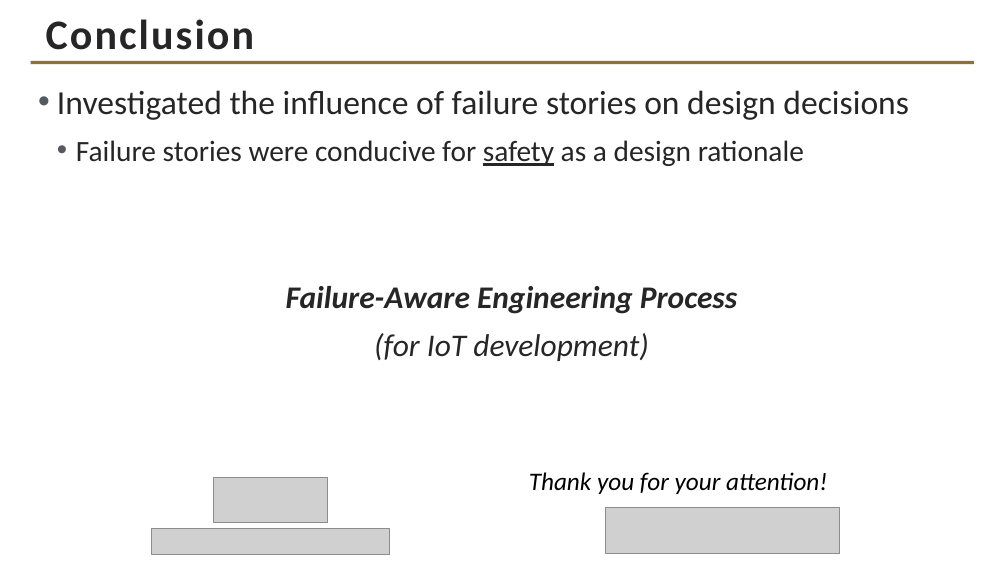
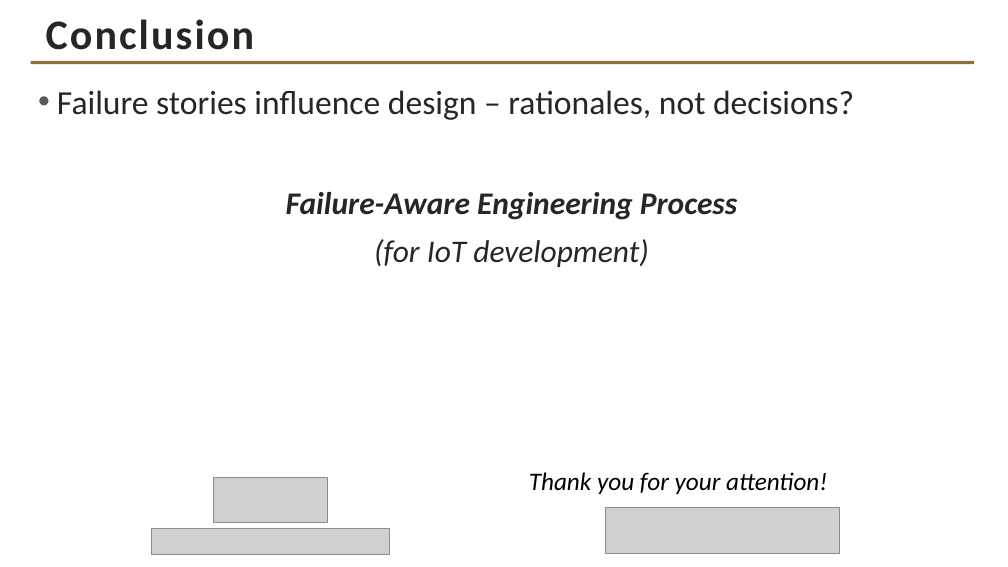
Before and after one commit to davisjam/davisjam.github.io, a slide deck: slide 17 of files/publications/AnandayuvarajThulluriFigueroaShandilyaDavis-FailureKnowledgeAndDesignDecisions-SERP4IoT2023-slides.pptx (slide 16 before the commit). Drawn at 1008x567 pixels with LibreOffice and Linux fonts; fonts in the diff are those of the drawing; grey boxes stand for pictures; background and template pictures are left out. Boxes give left, top, right and bottom in pixels: in the first picture for what was removed or moved away, otherwise in the second. Text is boxed around its words. In the diff, an @@ line names an element or a change of style, - is before the commit and + after.

Commit message:
update slides

```diff
--- a/files/publications/AnandayuvarajThulluriFigueroaShandilyaDavis-FailureKnowledgeAndDesignDecisions-SERP4IoT2023-slides.pptx
+++ b/files/publications/AnandayuvarajThulluriFigueroaShandilyaDavis-FailureKnowledgeAndDesignDecisions-SERP4IoT2023-slides.pptx
@@ text at bbox=[57, 90, 854, 120]: text changed @@
-• Investigated the influence of failure stories on design decisions
-  • Failure stories were conducive for safety as a design rationale
+• Failure stories influence design – rationales, not decisions?
```
Also in this commit, not shown: 1 slide added.
